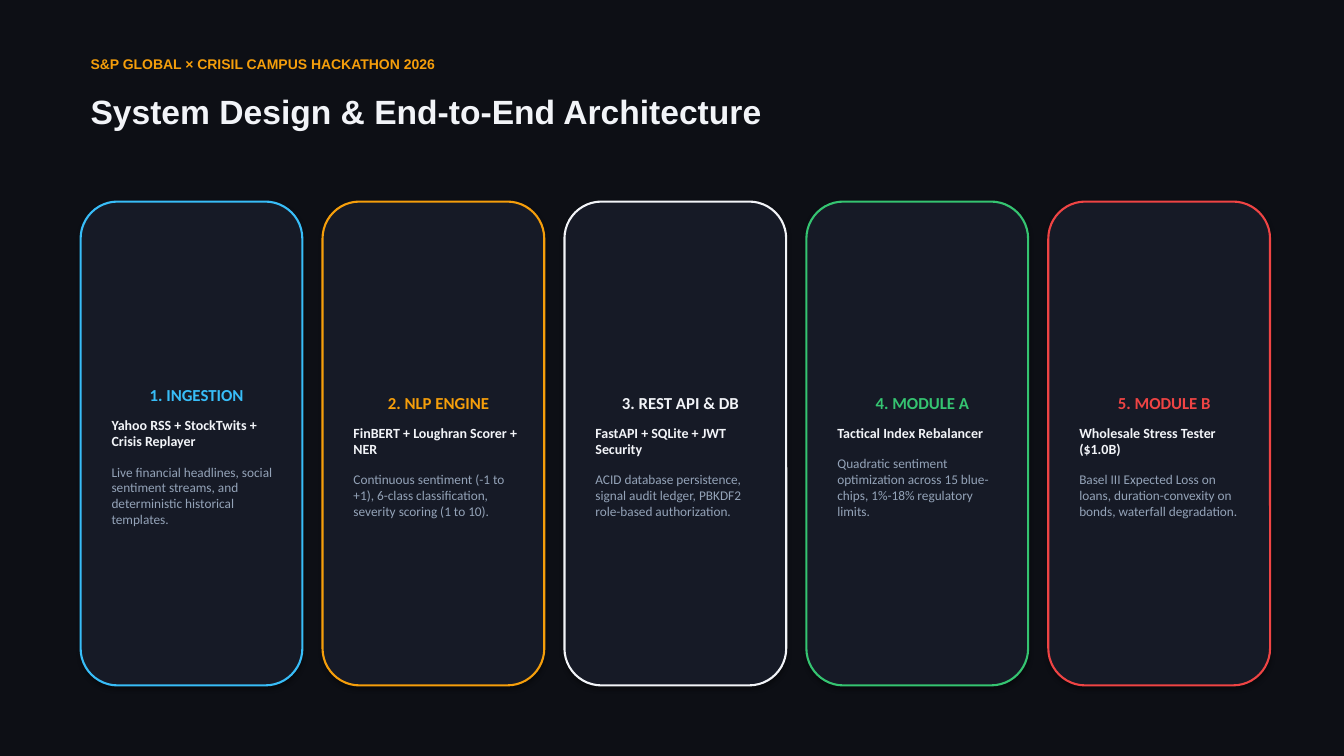
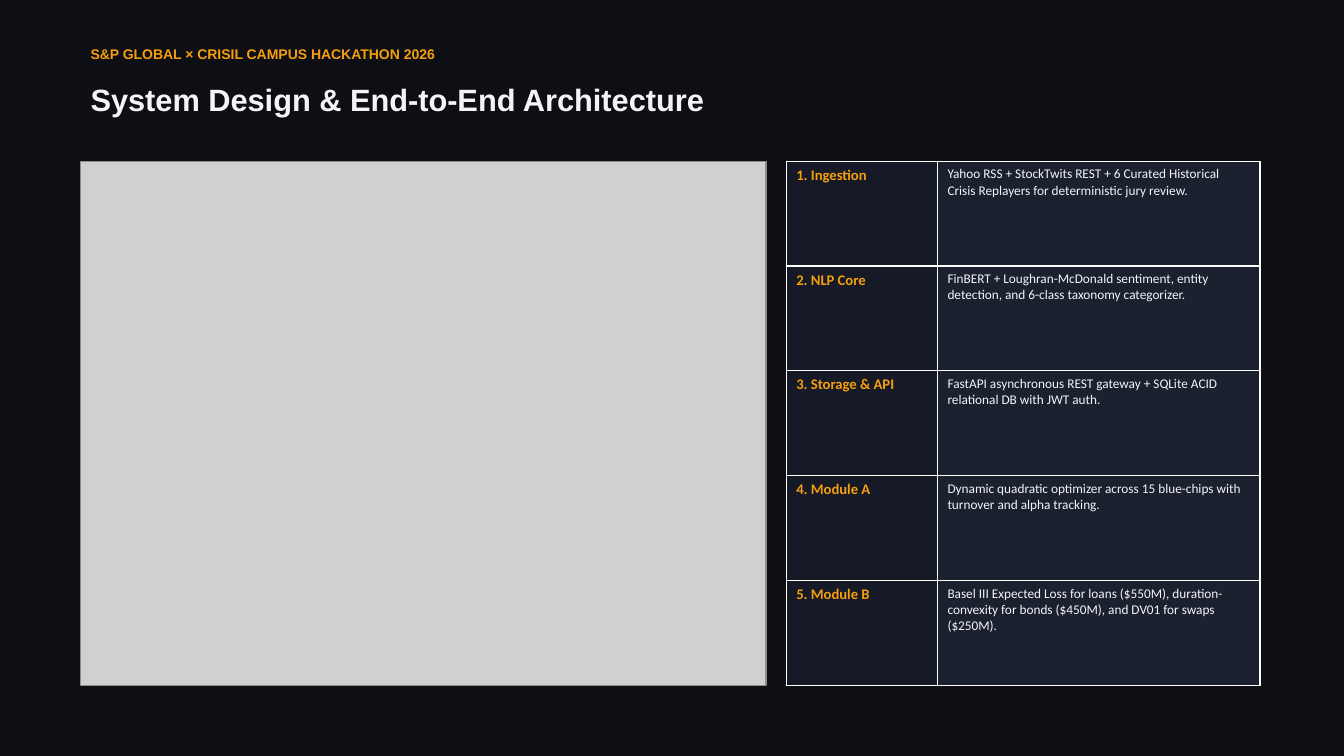
Before and after one commit to Vedant-Nalge/S-P-Crisil-Hackathon, a slide deck: slide 3 of docs/presentation.pptx. Drawn at 1344x756 pixels with LibreOffice and Linux fonts; fonts in the diff are those of the drawing; grey boxes stand for pictures. Boxes give left, top, right and bottom in pixels: in the first picture for what was removed or moved away, otherwise in the second. Text is boxed around its words. In the diff, an @@ line names an element or a change of style, - is before the commit and + after.

Commit message:
docs: enrich PowerPoint presentation deck with visual charts, tables, and sample run infographic

```diff
--- a/docs/presentation.pptx
+++ b/docs/presentation.pptx
@@ text "S&P GLOBAL × CRISIL CAMPUS ...": place and size @@
-text "S&P GLOBAL × CRISIL CAMPUS ..." at bbox=[91, 59, 435, 69]
+text "S&P GLOBAL × CRISIL CAMPUS ..." at bbox=[91, 49, 435, 59]
@@ text "System Design & End-to-End Architecture": place and size @@
-text "System Design & End-to-End Architecture" at bbox=[91, 99, 761, 131]
+text "System Design & End-to-End Architecture" at bbox=[91, 88, 704, 116]
@@ text "System Design & End-to-End Architecture" at bbox=[91, 88, 704, 116]: size 24 to 22 pt @@
@@ picture added at bbox=[81, 161, 766, 686] @@
@@ table added at bbox=[786, 161, 1260, 686], 5 rows, 2 columns @@
+1. Ingestion | Yahoo RSS + StockTwits REST + 6 Curated Historical Crisis Replayers for deterministic jury review.
+2. NLP Core | FinBERT + Loughran-McDonald sentiment, entity detection, and 6-class taxonomy categorizer.
+3. Storage & API | FastAPI asynchronous REST gateway + SQLite ACID relational DB with JWT auth.
+4. Module A | Dynamic quadratic optimizer across 15 blue-chips with turnover and alpha tracking.
+5. Module B | Basel III Expected Loss for loans ($550M), duration-convexity for bonds ($450M), and DV01 for swaps ($250M).
@@ rounded rectangle removed at bbox=[81, 202, 302, 686] @@
-1. INGESTION
-Yahoo RSS + StockTwits + Crisis Replayer
-Live financial headlines, social sentiment streams, and deterministic historical templates.
@@ rounded rectangle removed at bbox=[323, 202, 544, 686] @@
-2. NLP ENGINE
-FinBERT + Loughran Scorer + NER
-Continuous sentiment (-1 to +1), 6-class classification, severity scoring (1 to 10).
@@ rounded rectangle removed at bbox=[565, 202, 786, 686] @@
-3. REST API & DB
-FastAPI + SQLite + JWT Security
-ACID database persistence, signal audit ledger, PBKDF2 role-based authorization.
@@ rounded rectangle removed at bbox=[807, 202, 1028, 686] @@
-4. MODULE A
-Tactical Index Rebalancer
-Quadratic sentiment optimization across 15 blue-chips, 1%-18% regulatory limits.
@@ rounded rectangle removed at bbox=[1049, 202, 1270, 686] @@
-5. MODULE B
-Wholesale Stress Tester ($1.0B)
-Basel III Expected Loss on loans, duration-convexity on bonds, waterfall degradation.
```
Also in this commit, not shown: 5 other slides changed, 1 slide added, 1 slide removed, 6 other files.
